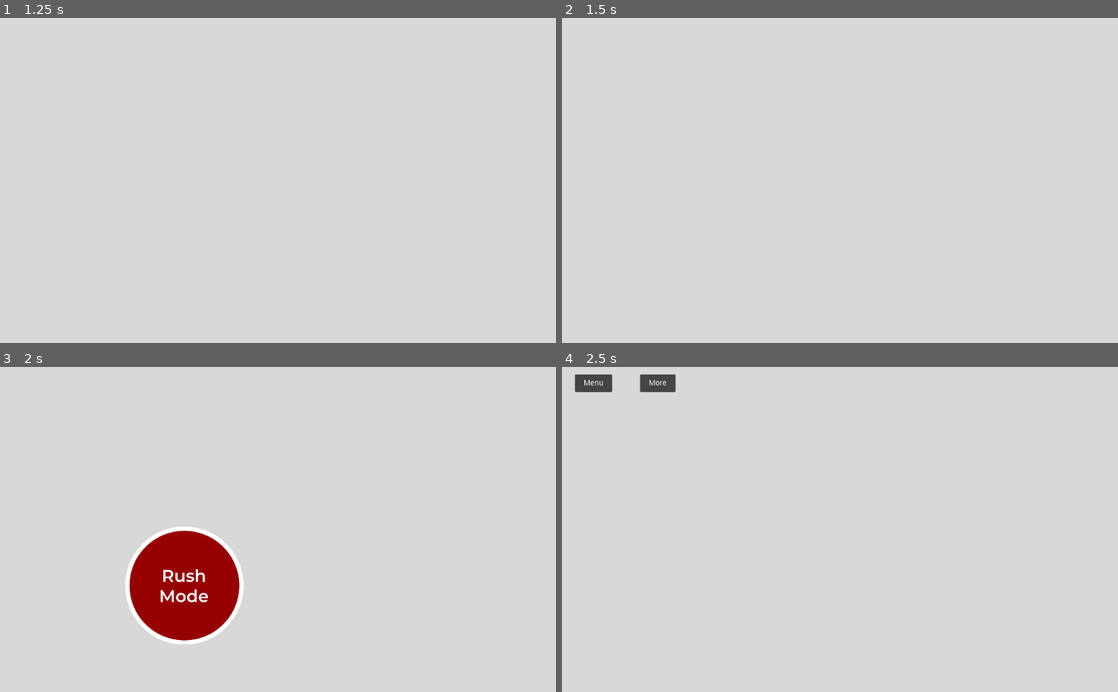
Above: before the commit, frames 1-4 (two rows, left to right).
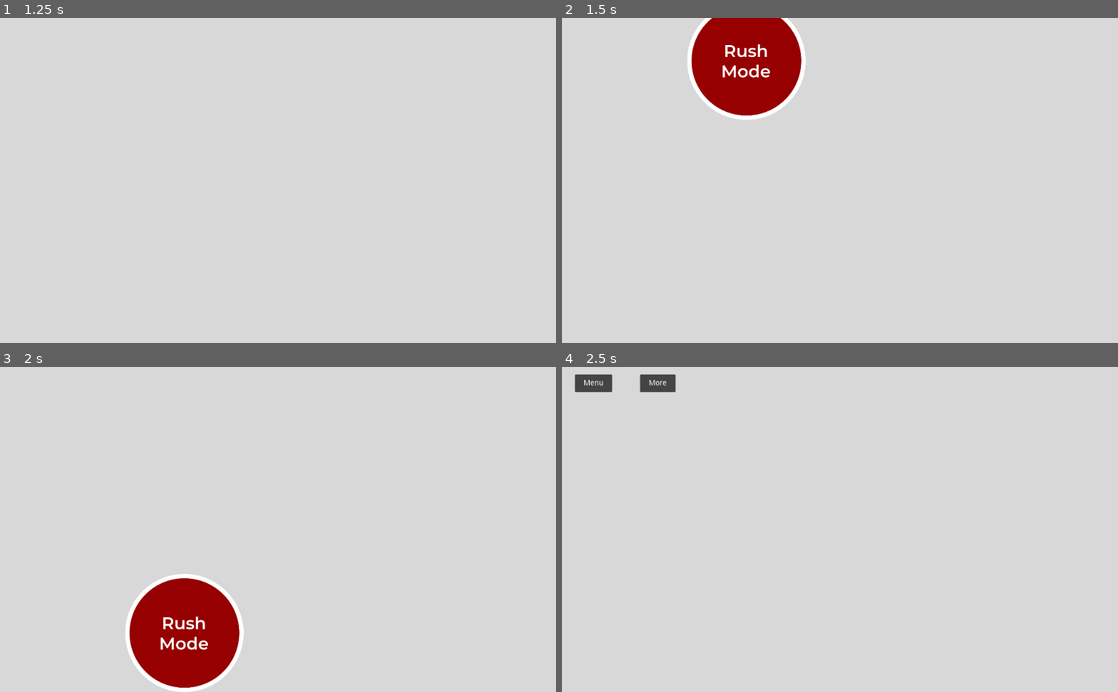
Above: after the commit, the same moments.

Repository: ZaneH/circularis-godot
Game: Godot game, scene res://scenes/Menu.tscn
Two runs of this game, one before a commit and one after it. Both use one fixed random seed, a clock stepped at 60 frames per second and the inputs below.
Inputs (mouse positions are in pixels of both pictures, inside the frame that each line leads up to):
- Up to frame 1 (1.25 s): tap Enter at 0.5 s; move the mouse to (400, 164) at 0.52 s; hold . (multi_swipe_down_right) from 0.53 s (still down); hold Middle mouse button (multi_touch) from 0.53 s (still down); click (400, 164) at 0.67 s
- Up to frame 2 (1.5 s): release . (multi_swipe_down_right) at 1.25 s; release Middle mouse button (multi_touch) at 1.25 s; tap Space at 1.25 s; drag from (728, 196) to (812, 245) at 1.27 s
- Up to frame 3 (2 s): no input
- Up to frame 4 (2.5 s): move the mouse to (745, 597) at 2.02 s; hold . (multi_swipe_down_right) from 2.03 s (still down); hold Mouse wheel up (pinch_outward) from 2.03 s (still down); click (745, 597) at 2.17 s

Frame 1 is identical in both runs. In frame 2, 5.5% of the frame differs, in the area x 22-44%, y 0-32%; in frame 3, 6.9%, in the area x 22-44%, y 49-100%; in frame 4, nothing differs.

Commit message:
Add 'More' function to menu

Diff:
--- a/scenes/Circle1.tscn
+++ b/scenes/Circle1.tscn
@@ -38,6 +38,7 @@
 shader_param/line_thickness = 0.0
 
 [node name="Circle1" type="KinematicBody2D"]
+collision_layer = 2
 collision_mask = 3
 script = ExtResource( 1 )
 
--- a/scenes/Menu.tscn
+++ b/scenes/Menu.tscn
@@ -26,6 +26,7 @@
 script = ExtResource( 1 )
 
 [node name="Walls" type="StaticBody2D" parent="."]
+collision_mask = 2
 
 [node name="Right" type="CollisionShape2D" parent="Walls"]
 shape = SubResource( 1 )
--- a/scenes/Rush.tscn
+++ b/scenes/Rush.tscn
@@ -4,7 +4,7 @@
 [ext_resource path="res://scripts/circle_selection.gd" type="Script" id=2]
 [ext_resource path="res://scripts/screen_bound.gd" type="Script" id=3]
 [ext_resource path="res://assets/circ-button.png" type="Texture" id=4]
-[ext_resource path="res://scenes/menu_handler.gd" type="Script" id=5]
+[ext_resource path="res://scripts/menu_handler.gd" type="Script" id=5]
 
 [sub_resource type="SegmentShape2D" id=3]
 a = Vector2( 1024, 0 )
@@ -62,6 +62,9 @@
 
 [node name="CanvasLayer" type="CanvasLayer" parent="."]
 
+[node name="MenuHandler" type="Node" parent="CanvasLayer"]
+script = ExtResource( 5 )
+
 [node name="HBoxContainer" type="HBoxContainer" parent="CanvasLayer"]
 anchor_right = 1.0
 
@@ -84,7 +87,7 @@
 patch_margin_right = 20
 patch_margin_bottom = 20
 
-[node name="MarginContainer" type="MarginContainer" parent="CanvasLayer/HBoxContainer/Menu"]
+[node name="MarginMenu" type="MarginContainer" parent="CanvasLayer/HBoxContainer/Menu"]
 margin_left = 20.0
 margin_top = 10.0
 margin_right = 96.0
@@ -92,7 +95,7 @@
 custom_constants/margin_right = 20
 custom_constants/margin_left = 20
 
-[node name="Label" type="Label" parent="CanvasLayer/HBoxContainer/Menu/MarginContainer"]
+[node name="Label" type="Label" parent="CanvasLayer/HBoxContainer/Menu/MarginMenu"]
 margin_left = 20.0
 margin_top = 13.0
 margin_right = 56.0
@@ -121,7 +124,7 @@
 patch_margin_right = 20
 patch_margin_bottom = 20
 
-[node name="MarginContainer" type="MarginContainer" parent="CanvasLayer/HBoxContainer/More"]
+[node name="MarginMore" type="MarginContainer" parent="CanvasLayer/HBoxContainer/More"]
 margin_left = 20.0
 margin_top = 10.0
 margin_right = 93.0
@@ -129,7 +132,7 @@
 custom_constants/margin_right = 20
 custom_constants/margin_left = 20
 
-[node name="Label" type="Label" parent="CanvasLayer/HBoxContainer/More/MarginContainer"]
+[node name="Label" type="Label" parent="CanvasLayer/HBoxContainer/More/MarginMore"]
 margin_left = 20.0
 margin_top = 13.0
 margin_right = 53.0
@@ -138,7 +141,5 @@
 align = 1
 valign = 1
 
-[node name="MenuHandler" type="Node" parent="."]
-script = ExtResource( 5 )
-
-[connection signal="gui_input" from="CanvasLayer/HBoxContainer/Menu/MarginContainer" to="MenuHandler" method="_on_MarginContainer_gui_input"]
+[connection signal="gui_input" from="CanvasLayer/HBoxContainer/Menu/MarginMenu" to="CanvasLayer/MenuHandler" method="_on_MarginMenu_gui_input"]
+[connection signal="gui_input" from="CanvasLayer/HBoxContainer/More/MarginMore" to="CanvasLayer/MenuHandler" method="_on_MarginMore_gui_input"]
--- a/scenes/menu_handler.gd
+++ /dev/null
@@ -1,7 +0,0 @@
-extends Node
-
-func _on_MarginContainer_gui_input(event):
-	if (event is InputEventMouseButton and
-		event.button_index == BUTTON_LEFT and
-		event.is_pressed()):
-		get_tree	().change_scene("res://scenes/Menu.tscn")
--- a/scripts/circle.gd
+++ b/scripts/circle.gd
@@ -31,7 +31,7 @@
 	$TouchArea.add_child(touch_collider)
 
 	if (mobile_scaling):
-		set_appropriate_scale()
+		set_mobile_adjusted_scale()
 
 func load_number_texture():
 	var sprite = get_node("Sprite")
@@ -51,7 +51,7 @@
 	_scale = scale
 	update_children_scales()
 
-func set_appropriate_scale():
+func set_mobile_adjusted_scale():
 	var view_size = get_viewport().size
 
 	if (view_size.x > 1000):
--- a/scripts/circle_manager.gd
+++ b/scripts/circle_manager.gd
@@ -35,7 +35,7 @@
 func redrop_circles():
 	var view_size = get_viewport().size
 	for circle in circles:
-		circle.set_appropriate_scale()
+		circle.set_mobile_adjusted_scale()
 		circle.velocity = Vector2.ZERO
 		circle.position = Vector2(
 			rng.randf_range(0, view_size.x),
--- a/scripts/main_menu.gd
+++ b/scripts/main_menu.gd
@@ -2,7 +2,7 @@
 
 var rng = RandomNumberGenerator.new()
 
-var MIN_HEIGHT_TO_DROP = -800
+var MIN_HEIGHT_TO_DROP = -600
 var MAX_HEIGHT_TO_DROP = -200
 
 onready var Circle1 = preload("res://scenes/Circle1.tscn")
--- /dev/null
+++ b/scripts/menu_handler.gd
@@ -0,0 +1,14 @@
+extends Node
+
+func _on_MarginMenu_gui_input(event):
+	if (event is InputEventMouseButton and
+		event.button_index == BUTTON_LEFT and
+		event.is_pressed()):
+		get_tree	().change_scene("res://scenes/Menu.tscn")
+
+
+func _on_MarginMore_gui_input(event):
+	if (event is InputEventMouseButton and
+		event.button_index == BUTTON_LEFT and
+		event.is_pressed()):
+		$"/root/Game/CircleManager".spawn_circles()
